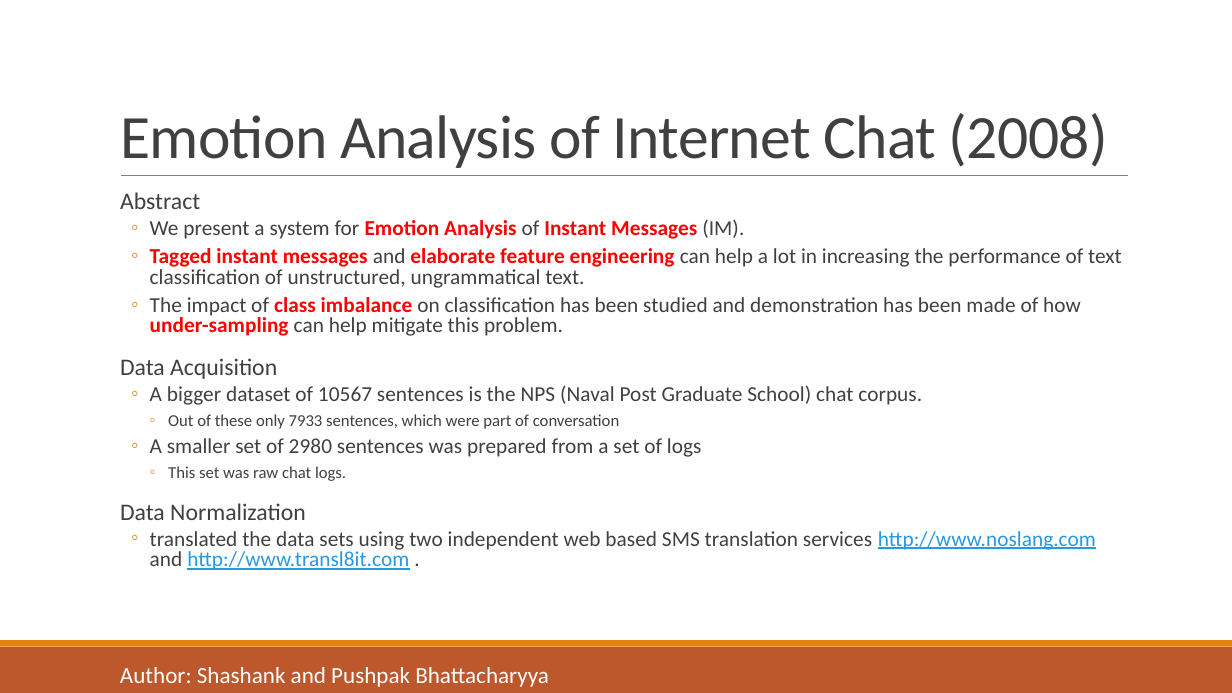
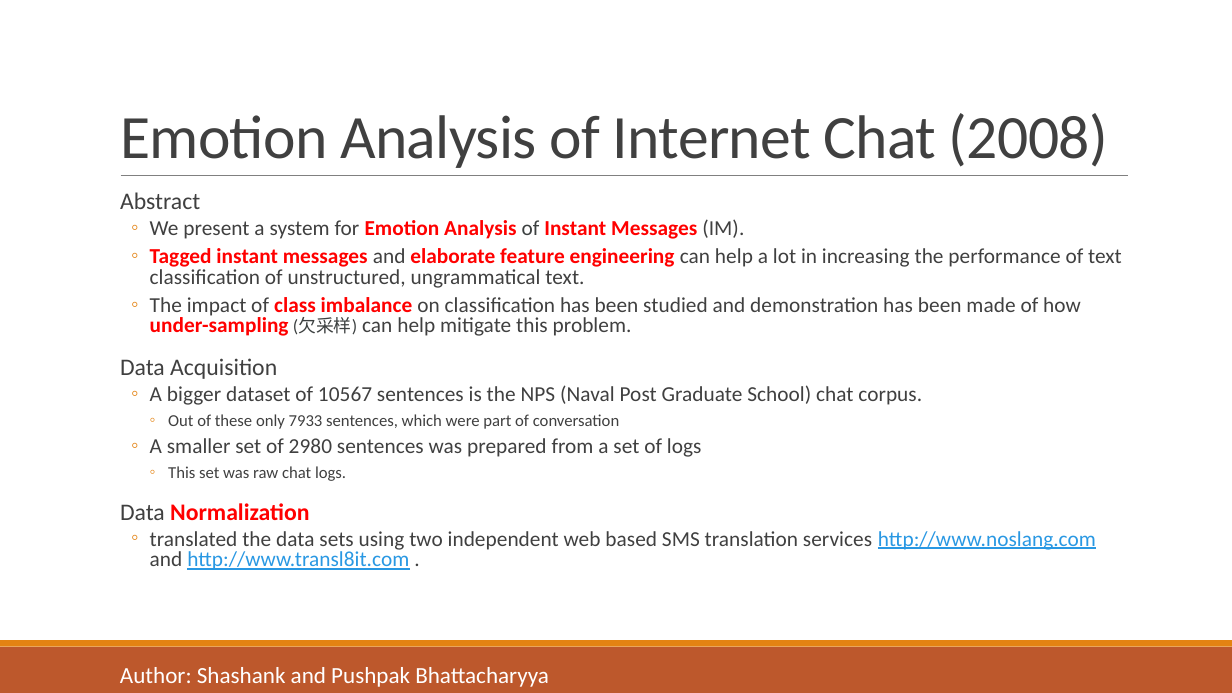
Before and after one commit to liangxh/grad, a slide deck: slide 3 of [报告] Text Emotion Detection.pptx. Drawn at 1232x693 pixels with LibreOffice and Linux fonts; fonts in the diff are those of the drawing. Boxes give left, top, right and bottom in pixels: in the first picture for what was removed or moved away, otherwise in the second. Text is boxed around its words. In the diff, an @@ line names an element or a change of style, - is before the commit and + after.

```diff
--- a/[报告] Text Emotion Detection.pptx
+++ b/[报告] Text Emotion Detection.pptx
@@ text at (150, 297, 1081, 336): text changed @@
-  ◦ The impact of class imbalance on classification has been studied and demonstration has been made of how under-sampling can help mitigate this problem.
+  ◦ The impact of class imbalance on classification has been studied and demonstration has been made of how under-sampling (欠采样) can help mitigate this problem.
@@ text at (120, 503, 309, 520): text colour #404040 to #FF0000, bold on in "Normalization" @@
```
Also in this commit, not shown: 2 other slides changed, 1 slide added, 2 other files.
